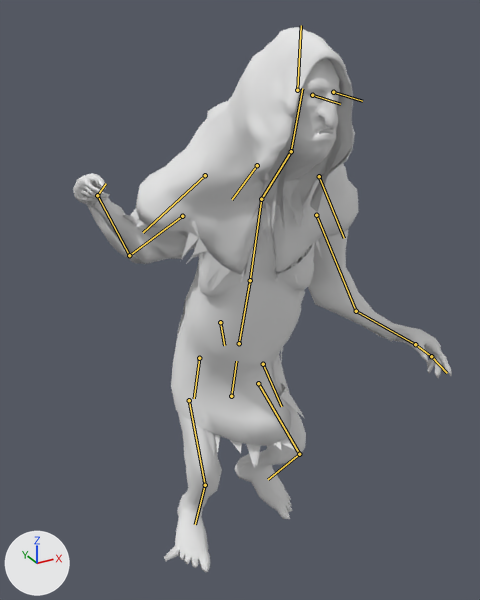
The glTF model assets/witch/witch.glb: old version first, new version second.
Rendered twice from a 50 mm camera at (-1.12, -1.95, 2.18) aimed at (-0.01, 0.06, 1.17). Lighting does not change. The marker at lower left points along +X, +Y and +Z. The older version comes first. Both versions are drawn at frame 14 of the action 'attack_idle'; the numbers are the values there. The bones that change, and the others that lie on the model, are drawn over the model as lines.

In view in the first picture: 'Witch'.
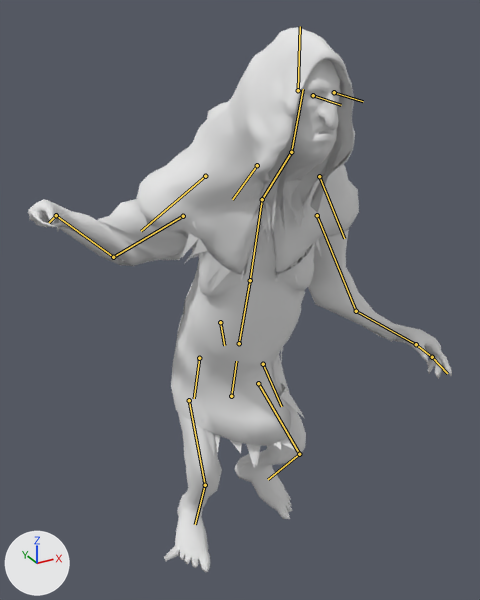
Pixel boxes [x1, y1, x2, y2] of what changed, in the pictures (480 x 600 px):
```json
{"object": "Witch", "change": "posed", "before": [73, 27, 452, 572], "after": [28, 27, 452, 572], "on screen": "12% wider"}
{"bone": "UpperArm.R", "before": "(182, 216) to (129, 255)", "after": "(183, 216) to (113, 257)"}
{"bone": "LowerArm.R", "before": "(129, 255) to (97, 195)", "after": "(113, 257) to (56, 215)"}
```

The change, as JSON lines over the scene's bpy script:
```json
{"block": "bone_upperarm_r", "where": "bone_upperarm_r = bpy.data.objects['Rig'].pose.bones['UpperArm.R']  # child of 'Chest'"}
{"op": "set", "path": "bone_upperarm_r.rotation_quaternion", "old": "(0.968, 0.243, 0.0, 0.06)", "new": "(0.97, 0.136, 0.0, 0.202)", "note": "degrees (28, -2, 7) -> degrees (15, -3, 23)"}
{"block": "bone_lowerarm_r", "where": "bone_lowerarm_r = bpy.data.objects['Rig'].pose.bones['LowerArm.R']  # child of 'UpperArm.R'"}
{"op": "set", "path": "bone_lowerarm_r.rotation_quaternion", "old": "(0.849, 0.486, 0.0, -0.208)", "new": "(0.857, 0.213, 0.0, -0.469)", "note": "degrees (57, 12, -21) -> degrees (22, 12, -55)"}
```
